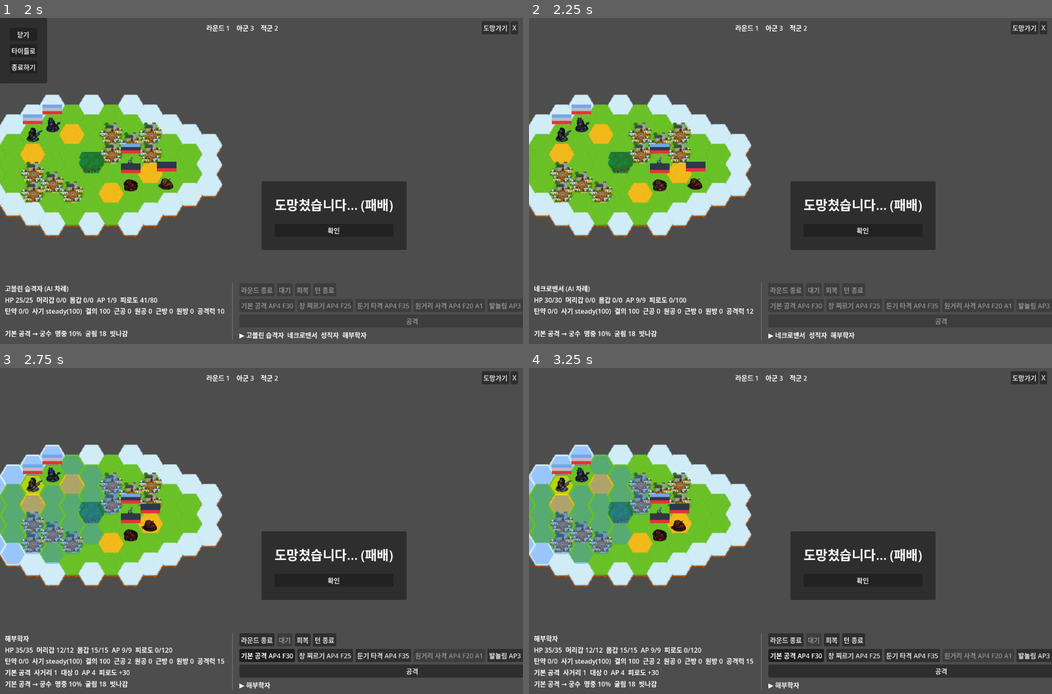
Above: before the commit, frames 1-4 (two rows, left to right).
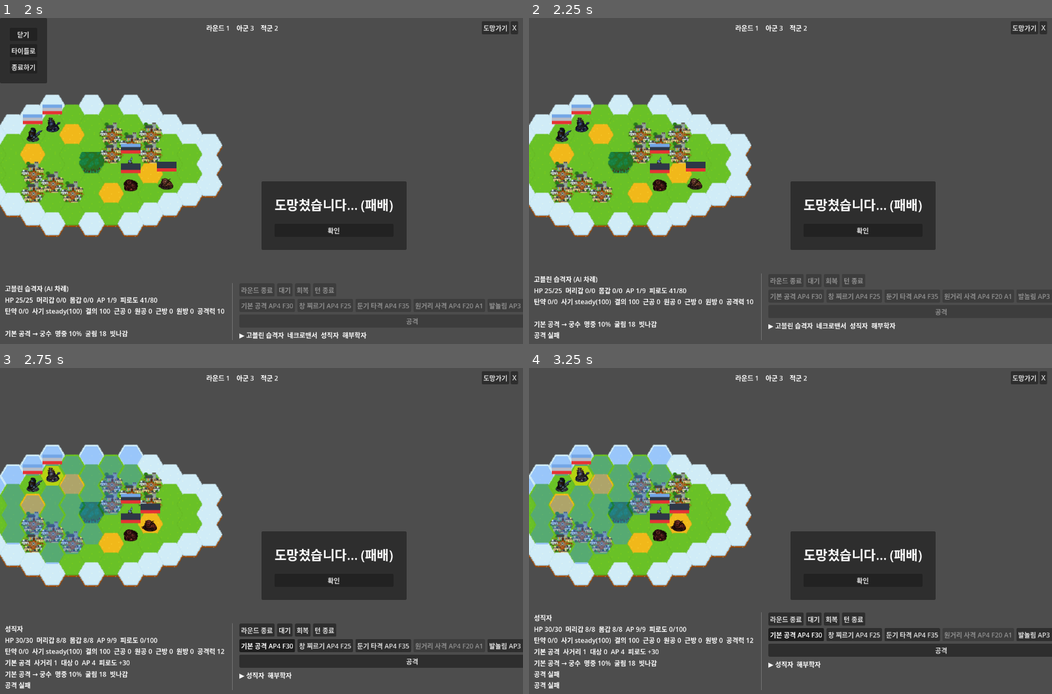
Above: after the commit, the same moments.

Repository: KwangSon/holland
Game: Godot game, scene res://test/manual/test_combat.tscn
The game is run twice, just before and just after one commit, with the same random seed, the same clock (stepped at 60 frames per second) and the same inputs. This scene is started directly instead of the project's main scene.
Inputs (mouse positions are in pixels of both pictures, inside the frame that each line leads up to):
- Up to frame 1 (2 s): click "도망가기" at 0.5 s; tap Enter (ui_accept) at 1.25, 1.52 s; move the mouse to (376, 164) at 1.27 s; hold Right (ui_right) from 1.28 s (still down); hold Shift from 1.28 s (still down); click (376, 164) at 1.42 s
- Up to frame 2 (2.25 s): release Right (ui_right) at 2 s; release Shift at 2 s; click "닫기" at 2 s
- Up to frame 3 (2.75 s): no input
- Up to frame 4 (3.25 s): drag from (685, 547) to (764, 596) at 2.77 s

Frame 1 is identical in both runs. In frame 2, 3.2% of the frame differs, in the area x 0-100%, y 49-99%; in frame 3, 7.9%; in frame 4, 9.7%, in the area x 0-100%, y 24-99%.

Commit message:
Connect combat AI skill decisions

Diff:
--- /dev/null
+++ b/src/combat/combat_ai.gd
@@ -0,0 +1,128 @@
+class_name CombatAi
+
+
+static func select_action(active: CombatUnit, state: CombatState) -> Dictionary:
+	if active == null or not active.alive:
+		return {}
+	var board := state.get_board()
+	var all_units := state.get_all_units()
+	var attack_skill_ids := _get_attack_skill_ids(active)
+	var current_attack := _select_best_attack(
+		active, active.position, board, all_units, attack_skill_ids
+	)
+	if not current_attack.is_empty():
+		return {
+			"move_cell": active.position,
+			"attack_target_id": current_attack["target_id"],
+			"attack_skill_id": current_attack["skill_id"],
+		}
+
+	var best_score := _score_move(active.position, active, board, all_units, 0)
+	var best_action := {"move_cell": active.position, "attack_target_id": "", "attack_skill_id": ""}
+	for cell: Vector2i in state.get_legal_moves(active.id):
+		var path := board.find_path(active.position, cell)
+		var path_ap_cost := CombatRules.get_path_ap_cost(path, active, board)
+		var path_fatigue_cost := CombatRules.get_path_fatigue_cost(path, active, board)
+		var attack := _select_best_attack(
+			active, cell, board, all_units, attack_skill_ids, path_ap_cost, path_fatigue_cost
+		)
+		var zoc_risk := _get_path_zoc_risk(active, cell, board, all_units)
+		var score := _score_move(cell, active, board, all_units, zoc_risk)
+		if not attack.is_empty():
+			score += attack["score"] + 10000
+		if score > best_score:
+			best_score = score
+			best_action = {
+				"move_cell": cell,
+				"attack_target_id": attack.get("target_id", ""),
+				"attack_skill_id": attack.get("skill_id", ""),
+			}
+	return best_action
+
+
+static func _get_attack_skill_ids(unit: CombatUnit) -> Array[String]:
+	var result: Array[String] = []
+	for skill_id: String in unit.skill_ids:
+		if skill_id in CombatSkillRegistry.get_attack_skill_ids():
+			result.append(skill_id)
+	if result.is_empty():
+		result.append(CombatSkillRegistry.BASIC_ATTACK_ID)
+	return result
+
+
+static func _select_best_attack(
+	active: CombatUnit,
+	position: Vector2i,
+	board: CombatBoard,
+	all_units: Array[CombatUnit],
+	attack_skill_ids: Array[String],
+	action_point_cost: int = 0,
+	fatigue_cost: int = 0
+) -> Dictionary:
+	var original_position := active.position
+	var original_action_points := active.action_points
+	var original_fatigue := active.fatigue
+	active.position = position
+	active.action_points -= action_point_cost
+	active.fatigue += fatigue_cost
+	var best_score := -999999
+	var best_attack := {}
+	for skill_id: String in attack_skill_ids:
+		var skill: CombatSkillData = CombatSkillRegistry.get_skill(skill_id)
+		var target_ids := CombatRules.get_attack_targets(active, board, all_units, skill)
+		for target_id: String in target_ids:
+			var defender := _find_unit(target_id, all_units)
+			if defender == null:
+				continue
+			var preview := CombatRules.preview_attack(active, defender, board, skill, all_units)
+			var score := _score_attack(preview, defender)
+			if score > best_score:
+				best_score = score
+				best_attack = {"target_id": target_id, "skill_id": skill_id, "score": score}
+	active.position = original_position
+	active.action_points = original_action_points
+	active.fatigue = original_fatigue
+	return best_attack
+
+
+static func _score_attack(preview: Dictionary, defender: CombatUnit) -> int:
+	var body_hp_damage: int = preview.get("body_hp_damage", 0)
+	var body_armor_damage: int = preview.get("body_armor_damage", 0)
+	var score: int = preview.get("hit_chance", 0) * 10 + body_hp_damage * 5 + body_armor_damage
+	if body_hp_damage >= defender.hp:
+		score += 1000
+	return score
+
+
+static func _score_move(
+	cell: Vector2i,
+	active: CombatUnit,
+	board: CombatBoard,
+	all_units: Array[CombatUnit],
+	zoc_risk: int
+) -> int:
+	var nearest_distance := 999999
+	for unit: CombatUnit in all_units:
+		if unit.team == active.team or not unit.alive:
+			continue
+		nearest_distance = mini(nearest_distance, board.hex_distance(cell, unit.position))
+	return -nearest_distance * 10 - zoc_risk * 1000
+
+
+static func _get_path_zoc_risk(
+	active: CombatUnit, destination: Vector2i, board: CombatBoard, all_units: Array[CombatUnit]
+) -> int:
+	var path := board.find_path(active.position, destination)
+	var risk := 0
+	for i: int in range(1, path.size()):
+		risk += CombatRules.get_hostile_zoc_controllers(
+			active, path[i - 1], all_units, board
+		).size()
+	return risk
+
+
+static func _find_unit(unit_id: String, all_units: Array[CombatUnit]) -> CombatUnit:
+	for unit: CombatUnit in all_units:
+		if unit.id == unit_id:
+			return unit
+	return null
--- a/src/combat/combat_unit.gd
+++ b/src/combat/combat_unit.gd
@@ -10,6 +10,7 @@
 var body_armor_item = null
 var accessory = null
 var trait_ids: Array[String] = []
+var skill_ids: Array[String] = []
 
 # === Base Stats (without equipment) ===
 var base_head_armor: int = 0
@@ -95,6 +96,7 @@
 	u.body_armor_item = data.get("body_armor_item", null)
 	u.accessory = data.get("accessory", null)
 	u.trait_ids.assign(data.get("trait_ids", []))
+	u.skill_ids.assign(data.get("skill_ids", []))
 
 	# Base Stats
 	u.base_head_armor = data.get("head_armor", 0)
--- a/src/data/enemy_archetype_data.gd
+++ b/src/data/enemy_archetype_data.gd
@@ -25,4 +25,5 @@
 	data["team"] = "enemy"
 	data["position"] = position
 	data["is_ai"] = true
+	data["skill_ids"] = skill_ids.duplicate()
 	return CombatUnit.create(data)
--- a/src/data/unit_registry.gd
+++ b/src/data/unit_registry.gd
@@ -36,6 +36,7 @@
 					"damage": 10,
 					"armor_penetration": 25,
 					"chance_to_hit_head": 25,
+					"skill_ids": [CombatSkillRegistry.BASIC_ATTACK_ID, CombatSkillRegistry.SHIELDWALL_ID],
 				}
 			)
 		),
@@ -62,6 +63,7 @@
 					"damage": 12,
 					"armor_penetration": 30,
 					"chance_to_hit_head": 25,
+					"skill_ids": [CombatSkillRegistry.BASIC_ATTACK_ID, CombatSkillRegistry.MACE_STRIKE_ID],
 				}
 			)
 		),
@@ -90,6 +92,7 @@
 					"chance_to_hit_head": 30,
 					"ammo": 12,
 					"max_ammo": 12,
+					"skill_ids": [CombatSkillRegistry.RANGED_SHOT_ID, CombatSkillRegistry.BASIC_ATTACK_ID],
 				}
 			)
 		),
@@ -125,6 +128,7 @@
 					"ammo": 8,
 					"max_ammo": 8,
 					"is_ai": true,
+					"skill_ids": [CombatSkillRegistry.RANGED_SHOT_ID, CombatSkillRegistry.BASIC_ATTACK_ID],
 				}
 			)
 		),
@@ -154,6 +158,7 @@
 					"ammo": 6,
 					"max_ammo": 6,
 					"is_ai": true,
+					"skill_ids": [CombatSkillRegistry.RANGED_SHOT_ID, CombatSkillRegistry.BASIC_ATTACK_ID],
 				}
 			)
 		),
--- a/src/screen/combat_screen.gd
+++ b/src/screen/combat_screen.gd
@@ -2,6 +2,7 @@
 
 enum InputPhase { IDLE, UNIT_SELECTED }
 
+const CombatAiScript := preload("res://src/combat/combat_ai.gd")
 const TILE_SET := preload("res://asset/hex_tile.tres")
 const SOURCE_ID := 0
 const EMPTY_TILE := -1
@@ -757,48 +758,19 @@
 	if _state.get_outcome() != "ongoing" or not active.alive:
 		return
 
-	var all_units := _state.get_all_units()
-	var enemies: Array[CombatUnit] = []
-	for u in all_units:
-		if u.alive and u.team != active.team:
-			enemies.append(u)
-
-	if enemies.is_empty():
+	var action: Dictionary = CombatAiScript.select_action(active, _state)
+	if action.is_empty():
 		_state.end_turn()
 		_deselect()
 		return
 
-	var board := _state.get_board()
-	var closest_enemy: CombatUnit = null
-	var min_dist := 999999
-	for e in enemies:
-		var dist: int = board.hex_distance(active.position, e.position)
-		if dist < min_dist:
-			min_dist = dist
-			closest_enemy = e
-
-	if closest_enemy == null:
-		_state.end_turn()
-		_deselect()
-		return
-
-	# 이동 가능한 칸 중 적과 가장 가까운 곳 선택
-	var legal_moves := _state.get_legal_moves(active.id)
-	var best_move := active.position
-	var best_dist: int = board.hex_distance(active.position, closest_enemy.position)
-
-	for cell in legal_moves:
-		var dist: int = board.hex_distance(cell, closest_enemy.position)
-		if dist < best_dist:
-			best_dist = dist
-			best_move = cell
-
-	if best_move != active.position:
-		var path := _state.get_board().find_path(active.position, best_move)
+	var move_cell: Vector2i = action.get("move_cell", active.position)
+	if move_cell != active.position:
+		var path := _state.get_board().find_path(active.position, move_cell)
 		if path.size() > 1:
 			_move_unit_along_path(active, path)
 		else:
-			_state.move_unit(active.id, best_move)
+			_state.move_unit(active.id, move_cell)
 			_log_move_result(active)
 			_refresh_overlays()
 			_refresh_ui()
@@ -807,17 +779,11 @@
 	if _state.get_outcome() != "ongoing" or not active.alive:
 		return
 
-	# 공격
-	var targets := _state.get_attack_targets(active.id)
-	if targets.has(closest_enemy.id):
-		var result := _state.attack(active.id, closest_enemy.id)
-		_log_attack(result, closest_enemy.id)
-		_refresh_overlays()
-		_refresh_ui()
-		await get_tree().create_timer(0.5).timeout
-	elif targets.size() > 0:
-		var result := _state.attack(active.id, targets[0])
-		_log_attack(result, targets[0])
+	var target_id: String = action.get("attack_target_id", "")
+	var skill_id: String = action.get("attack_skill_id", CombatSkillRegistry.BASIC_ATTACK_ID)
+	if not target_id.is_empty():
+		var result := _state.attack(active.id, target_id, skill_id)
+		_log_attack(result, target_id)
 		_refresh_overlays()
 		_refresh_ui()
 		await get_tree().create_timer(0.5).timeout
--- /dev/null
+++ b/test/unit/test_combat_ai.gd
@@ -0,0 +1,107 @@
+extends GutTest
+
+const CombatAiScript := preload("res://src/combat/combat_ai.gd")
+
+
+func _make_unit(overrides: Dictionary = {}) -> CombatUnit:
+	var defaults := {
+		"id": "u1",
+		"display_name": "Test",
+		"team": "player",
+		"position": Vector2i(0, 0),
+		"max_hp": 30,
+		"max_action_points": 9,
+		"max_fatigue": 100,
+		"initiative": 50,
+		"melee_skill": 60,
+		"ranged_skill": 60,
+		"melee_defense": 0,
+		"ranged_defense": 0,
+		"damage": 10,
+		"ammo": 4,
+		"max_ammo": 4,
+	}
+	defaults.merge(overrides, true)
+	return CombatUnit.create(defaults)
+
+
+func _start_state(
+	player_units: Array[CombatUnit], enemy_units: Array[CombatUnit], cells: Array[Vector2i]
+) -> CombatState:
+	var state := CombatState.new()
+	state.start_encounter(player_units, enemy_units, cells, 42)
+	return state
+
+
+func test_ai_uses_available_ranged_skill_without_moving() -> void:
+	var player := _make_unit({"id": "p", "team": "player", "position": Vector2i(3, 0)})
+	var archer := _make_unit(
+		{
+			"id": "e",
+			"team": "enemy",
+			"position": Vector2i(0, 0),
+			"skill_ids": [CombatSkillRegistry.RANGED_SHOT_ID],
+			"initiative": 80,
+		}
+	)
+	var state := _start_state(
+		[player], [archer], [Vector2i(0, 0), Vector2i(1, 0), Vector2i(2, 0), Vector2i(3, 0)]
+	)
+
+	var action: Dictionary = CombatAiScript.select_action(archer, state)
+
+	assert_eq(action.get("move_cell"), Vector2i(0, 0))
+	assert_eq(action.get("attack_target_id"), "p")
+	assert_eq(action.get("attack_skill_id"), CombatSkillRegistry.RANGED_SHOT_ID)
+
+
+func test_ai_moves_to_attack_after_movement() -> void:
+	var player := _make_unit({"id": "p", "team": "player", "position": Vector2i(2, 0)})
+	var enemy := _make_unit(
+		{
+			"id": "e",
+			"team": "enemy",
+			"position": Vector2i(0, 0),
+			"skill_ids": [CombatSkillRegistry.BASIC_ATTACK_ID],
+			"initiative": 80,
+		}
+	)
+	var state := _start_state(
+		[player], [enemy], [Vector2i(0, 0), Vector2i(1, 0), Vector2i(2, 0)]
+	)
+
+	var action: Dictionary = CombatAiScript.select_action(enemy, state)
+
+	assert_eq(action.get("move_cell"), Vector2i(1, 0))
+	assert_eq(action.get("attack_target_id"), "p")
+	assert_eq(action.get("attack_skill_id"), CombatSkillRegistry.BASIC_ATTACK_ID)
+
+
+func test_ai_avoids_zoc_escape_when_no_attack_is_available() -> void:
+	var controller := _make_unit({"id": "c", "team": "player", "position": Vector2i(0, 1)})
+	var enemy := _make_unit(
+		{
+			"id": "e",
+			"team": "enemy",
+			"position": Vector2i(0, 0),
+			"skill_ids": [CombatSkillRegistry.BASIC_ATTACK_ID],
+			"initiative": 80,
+			"morale_state": CombatUnit.MoraleState.STEADY,
+		}
+	)
+	enemy.apply_status(CombatStatusEffectRegistry.STUNNED_ID, 1)
+	var state := _start_state(
+		[controller],
+		[enemy],
+		[
+			Vector2i(0, 0),
+			Vector2i(0, 1),
+			Vector2i(1, 0),
+			Vector2i(1, 1),
+		]
+	)
+
+	var action: Dictionary = CombatAiScript.select_action(enemy, state)
+
+	assert_eq(action.get("move_cell"), Vector2i(0, 0))
+	assert_eq(action.get("attack_target_id"), "")
--- a/test/unit/test_enemy_registry.gd
+++ b/test/unit/test_enemy_registry.gd
@@ -28,6 +28,7 @@
 	assert_eq(unit.position, Vector2i(3, 4))
 	assert_gt(unit.ranged_skill, unit.melee_skill)
 	assert_gt(unit.ammo, 0)
+	assert_eq(unit.skill_ids, [CombatSkillRegistry.RANGED_SHOT_ID])
 
 
 func test_encounter_registry_creates_basic_encounters() -> void:
Not shown, added: src/combat/combat_ai.gd.uid
Not shown, added: src/data/encounter_data.gd.uid
Not shown, added: src/data/encounter_registry.gd.uid
Not shown, added: src/data/enemy_archetype_data.gd.uid
Not shown, added: src/data/enemy_registry.gd.uid
Not shown, added: test/unit/test_combat_ai.gd.uid
Not shown, added: test/unit/test_combat_morale.gd.uid
Not shown, added: test/unit/test_enemy_registry.gd.uid
